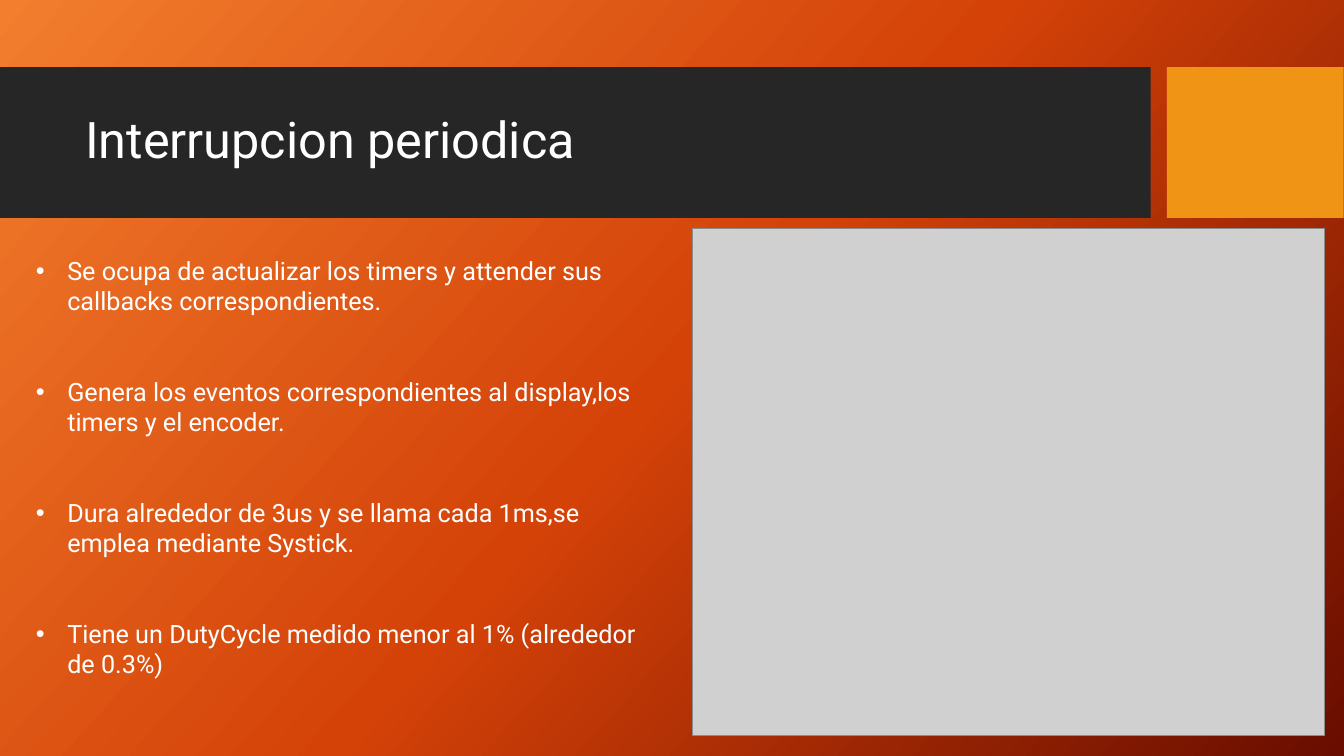
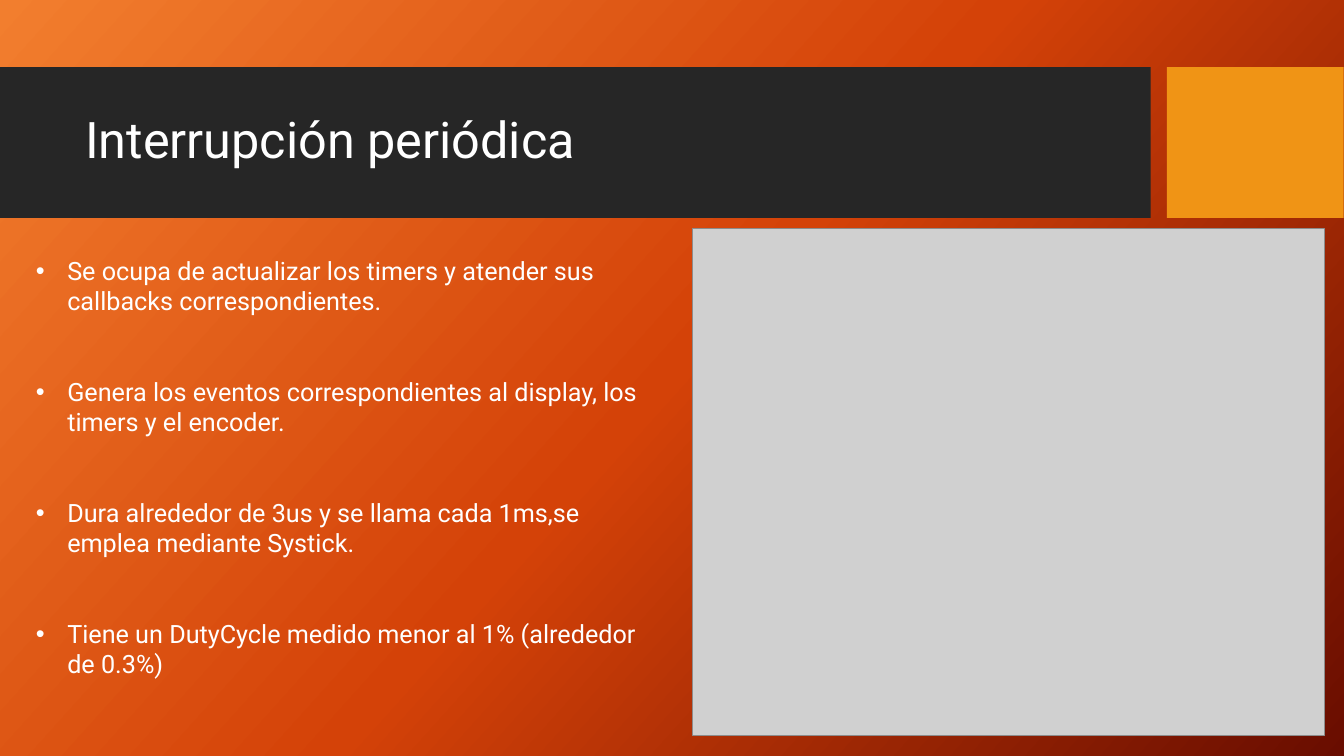
Before and after one commit to mlarroque/TP1-LABmicros, a slide deck: slide 8 of Control de Acceso.pptx. Drawn at 1344x756 pixels with LibreOffice and Linux fonts; fonts in the diff are those of the drawing; grey boxes stand for pictures; background and template pictures are left out. Boxes give left, top, right and bottom in pixels: in the first picture for what was removed or moved away, otherwise in the second. Text is boxed around its words. In the diff, an @@ line names an element or a change of style, - is before the commit and + after.

Commit message:
ppt y embellecimiento del encoder etc

```diff
--- a/Control de Acceso.pptx
+++ b/Control de Acceso.pptx
@@ title at [85, 120, 575, 169]: text changed @@
-Interrupcion periodica
+Interrupción periódica
@@ text at [67, 261, 636, 437]: text changed @@
-• Se ocupa de actualizar los timers y attender sus callbacks correspondientes.
-• Genera los eventos correspondientes al display,los timers y el encoder.
+• Se ocupa de actualizar los timers y atender sus callbacks correspondientes.
+• Genera los eventos correspondientes al display, los timers y el encoder.
```
Also in this commit, not shown: 5 other slides changed, 2 slides added, 1 slide removed, 29 other files.
